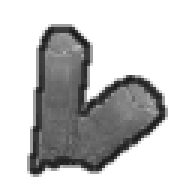
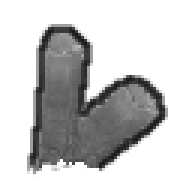
Before/after of a w=180, h=180 layered artwork. What changed in the layer stack:
painted on "outline" over (27, 156, 102, 177)
